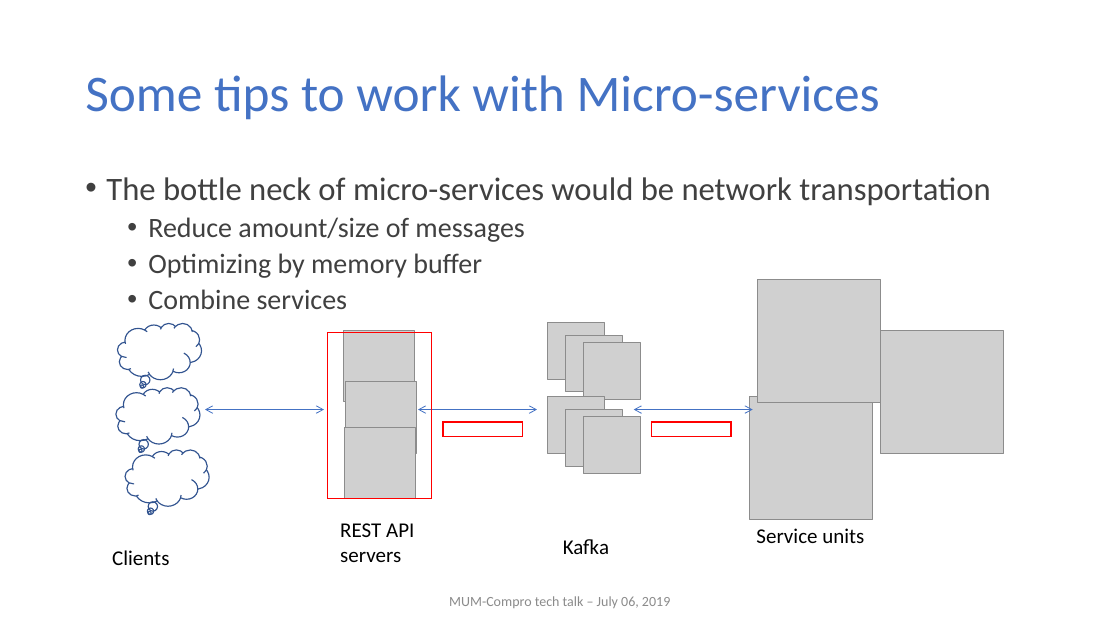
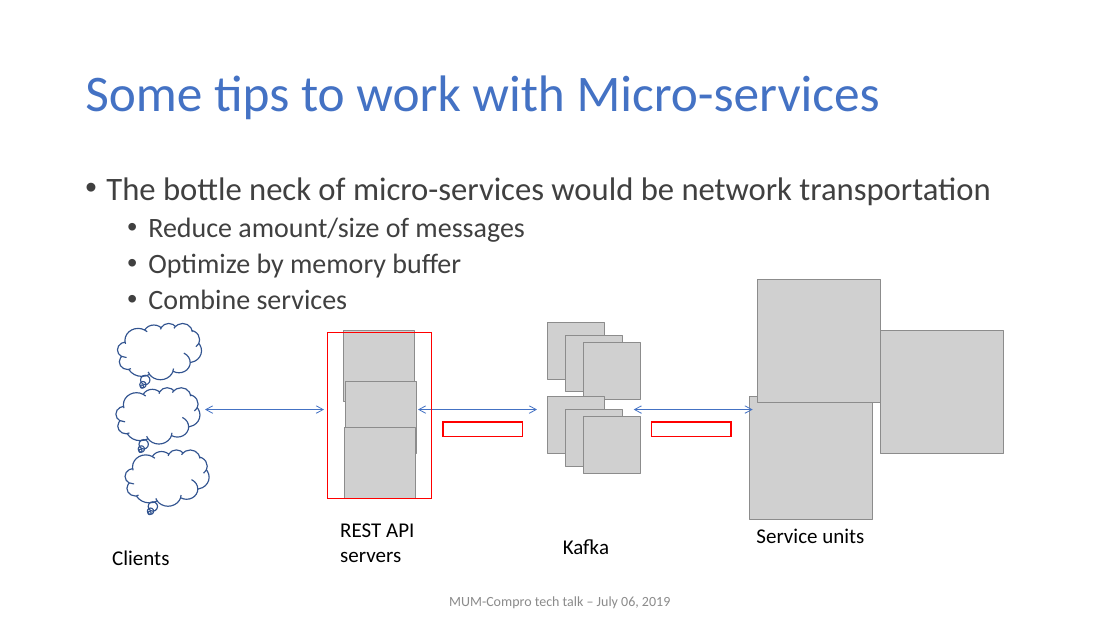
Before and after one commit to nghianghesi/hms, a slide deck: slide 26 of slide.pptx. Drawn at 1120x630 pixels with LibreOffice and Linux fonts; fonts in the diff are those of the drawing; grey boxes stand for pictures; background and template pictures are left out. Boxes give left, top, right and bottom in pixels: in the first picture for what was removed or moved away, otherwise in the second. Text is boxed around its words. In the diff, an @@ line names an element or a change of style, - is before the commit and + after.

```diff
--- a/slide.pptx
+++ b/slide.pptx
@@ text at [148,253,461,278]: text changed @@
-  • Optimizing by memory buffer
+  • Optimize by memory buffer
```
Also in this commit, not shown: 3 other slides changed.
